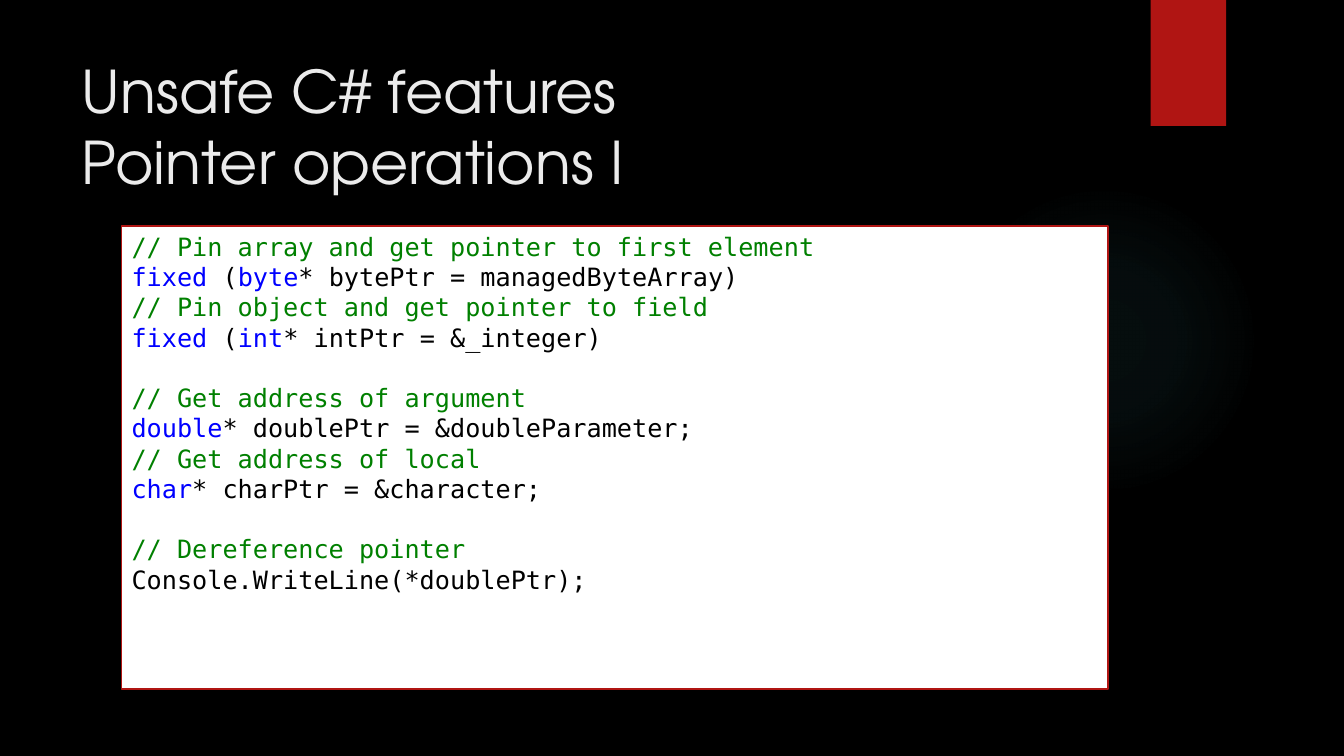
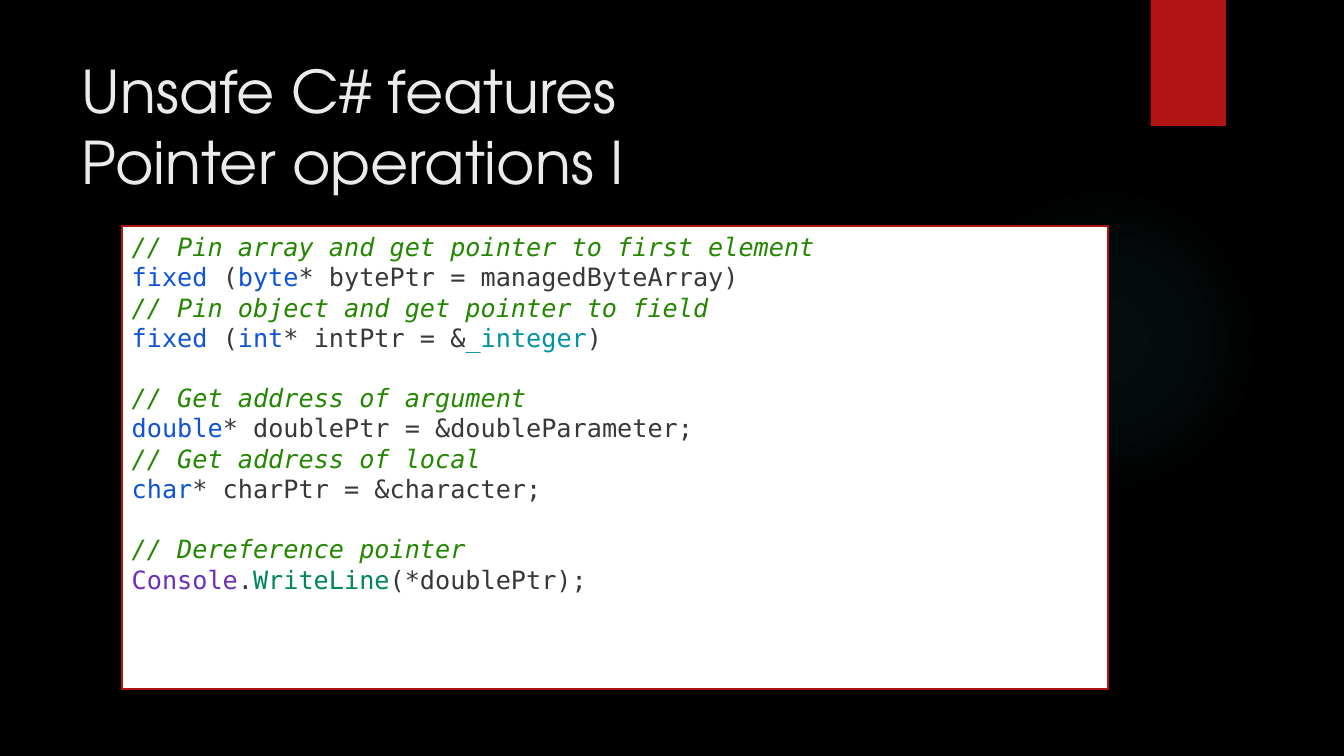
Before and after one commit to dennisdietrich/UnsafeCSharp, a slide deck: slide 10 of doc/Introduction to unsafe C#.pptx (slide 8 before the commit). Drawn at 1344x756 pixels with LibreOffice and Linux fonts; fonts in the diff are those of the drawing; background and template pictures are left out. Boxes give left, top, right and bottom in pixels: in the first picture for what was removed or moved away, otherwise in the second. Text is boxed around its words. In the diff, an @@ line names an element or a change of style, - is before the commit and + after.

```diff
--- a/doc/Introduction to unsafe C#.pptx
+++ b/doc/Introduction to unsafe C#.pptx
@@ text in rectangle at box(132, 236, 814, 593): text changed; text colour #008000 to #248700 @@
-// Pin array and get pointer to first element
-fixed (byte* bytePtr = managedByteArray)
-// Pin object and get pointer to field
-fixed (int* intPtr = &_integer)
-// Get address of argument
-double* doublePtr = &doubleParameter;
-// Get address of local
-char* charPtr = &character;
-// Dereference pointer
-Console.WriteLine(*doublePtr);
+// Pin array and get pointer to first element
+fixed (byte* bytePtr = managedByteArray)
+// Pin object and get pointer to field
+fixed (int* intPtr = &_integer)
+// Get address of argument
+double* doublePtr = &doubleParameter;
+// Get address of local
+char* charPtr = &character;
+// Dereference pointer
+Console.WriteLine(*doublePtr);
```
Also in this commit, not shown: 25 other slides changed, 23 slides added, 1 slide removed, 20 other files.
